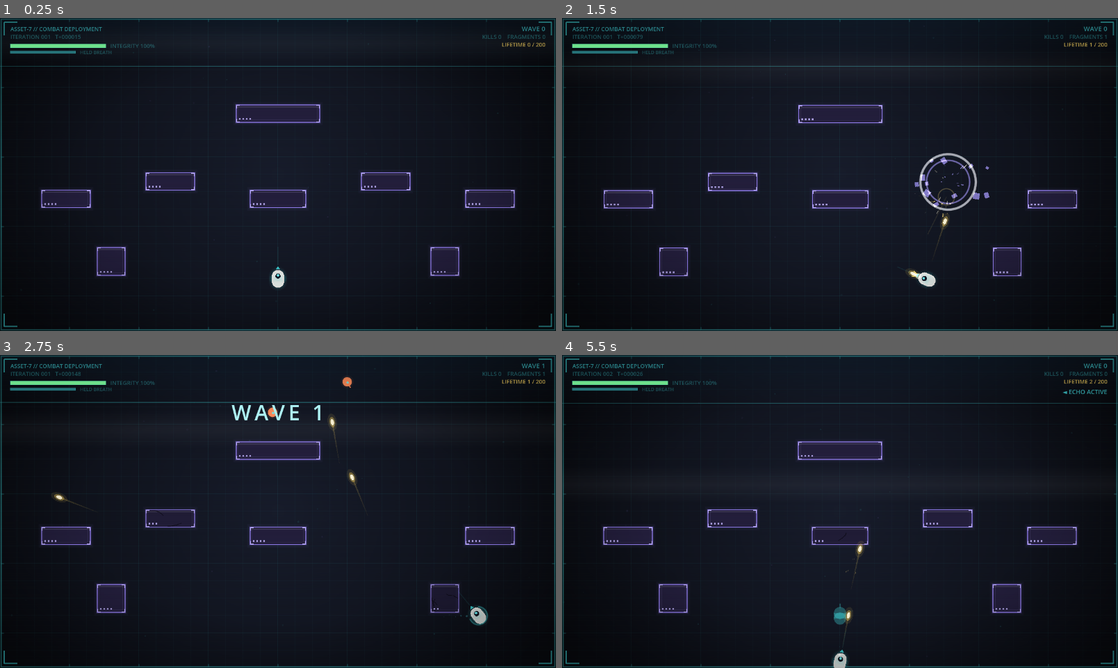
Above: before the commit, frames 1-4 (two rows, left to right).
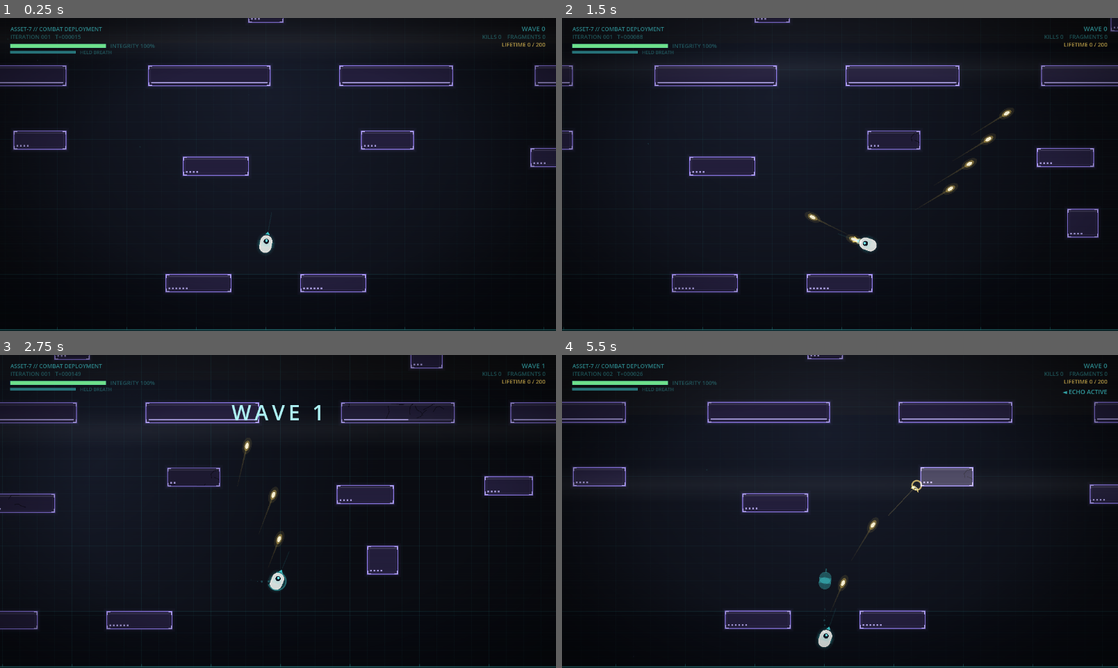
Above: after the commit, the same moments.

Repository: minghuig/echoes-of-tomorrow
Game: Godot game, scene res://view/main.tscn
Two runs of this game, one before a commit and one after it. Both use one fixed random seed, a clock stepped at 60 frames per second and the inputs below.
Inputs (mouse positions are in pixels of both pictures, inside the frame that each line leads up to):
- Up to frame 1 (0.25 s): no input
- Up to frame 2 (1.5 s): tap Enter at 0.5 s; move the mouse to (962, 158) at 0.52 s; press the mouse at (962, 158) at 0.53 s; hold D (move_right) 0.53-1.25 s; release the mouse at (962, 158) at 1.25 s; drag from (728, 190) to (812, 237) at 1.27 s
- Up to frame 3 (2.75 s): move the mouse to (333, 442) at 2.02 s; press the mouse at (333, 442) at 2.03 s; hold D (move_right) from 2.03 s (still down); tap Space (dodge) at 2.1 s
- Up to frame 4 (5.5 s): release D (move_right) at 2.75 s; release the mouse at (895, 442) at 2.75 s; drag from (812, 574) to (673, 464) at 2.77 s; move the mouse to (1006, 558) at 3.52 s; hold A (move_left) 3.53-4.25 s; hold Shift (focus) 3.53-4.25 s; click (1006, 558) at 3.8 s; tap R (reset) at 4.15, 5 s; drag from (673, 464) to (756, 433) at 4.27 s; move the mouse to (867, 511) at 5.02 s; press the mouse at (867, 511) at 5.03 s; hold S (move_down) from 5.03 s (still down)

The runs differ from the first frame. In frame 1, 12% of the frame differs, in the area x 0-100%, y 0-100%; in frame 2, 12%; in frame 3, 12%; in frame 4, 12%.

Commit message:
B4: the wider beach — follow camera, zone bands, seawall, rubble
Arena grows to 2560x1080 (tuning data). New Camera2D follows the player
with aim lookahead, smoothed and clamped to the arena; overlay + touch
chrome now lay out against the viewport instead of the arena, and touch
aim converts through the canvas transform. Per-seed tide: surf_line is
the run's first RNG draw; ground movers slow in the surf (and in
craters/rubble — worst factor wins). Seawall: per-block hp in
block_layout.json (Block.max_hp serialized), thin HP bar on tough
segments. Destroyed blocks leave Rubble slow-patches. Background paints
wet-sand/sand/trench bands; barrage zones rescaled to the new beach.

Co-Authored-By: Claude Fable 5 <noreply@anthropic.com>

Diff:
--- a/content/block_layout.json
+++ b/content/block_layout.json
@@ -1,13 +1,28 @@
 {
-	"player_spawn": { "x": 640.0, "y": 600.0 },
+	"player_spawn": { "x": 1280.0, "y": 880.0 },
 	"blocks": [
-		{ "x": 96.0, "y": 396.0, "w": 112.0, "h": 40.0 },
-		{ "x": 336.0, "y": 356.0, "w": 112.0, "h": 40.0 },
-		{ "x": 576.0, "y": 396.0, "w": 128.0, "h": 40.0 },
-		{ "x": 832.0, "y": 356.0, "w": 112.0, "h": 40.0 },
-		{ "x": 1072.0, "y": 396.0, "w": 112.0, "h": 40.0 },
-		{ "x": 224.0, "y": 528.0, "w": 64.0, "h": 64.0 },
-		{ "x": 992.0, "y": 528.0, "w": 64.0, "h": 64.0 },
-		{ "x": 544.0, "y": 200.0, "w": 192.0, "h": 40.0 }
+		{ "x": 180.0, "y": 470.0, "w": 220.0, "h": 46.0, "hp": 10 },
+		{ "x": 560.0, "y": 470.0, "w": 260.0, "h": 46.0, "hp": 10 },
+		{ "x": 1010.0, "y": 470.0, "w": 280.0, "h": 46.0, "hp": 10 },
+		{ "x": 1450.0, "y": 470.0, "w": 260.0, "h": 46.0, "hp": 10 },
+		{ "x": 1900.0, "y": 470.0, "w": 260.0, "h": 46.0, "hp": 10 },
+		{ "x": 2290.0, "y": 470.0, "w": 130.0, "h": 46.0, "hp": 10 },
+
+		{ "x": 420.0, "y": 350.0, "w": 72.0, "h": 40.0, "hp": 3 },
+		{ "x": 1240.0, "y": 330.0, "w": 80.0, "h": 40.0, "hp": 3 },
+		{ "x": 2060.0, "y": 350.0, "w": 72.0, "h": 40.0, "hp": 3 },
+
+		{ "x": 300.0, "y": 660.0, "w": 130.0, "h": 42.0 },
+		{ "x": 700.0, "y": 620.0, "w": 120.0, "h": 42.0 },
+		{ "x": 1090.0, "y": 680.0, "w": 150.0, "h": 42.0 },
+		{ "x": 1500.0, "y": 620.0, "w": 120.0, "h": 42.0 },
+		{ "x": 1890.0, "y": 660.0, "w": 130.0, "h": 42.0 },
+		{ "x": 2230.0, "y": 640.0, "w": 110.0, "h": 42.0 },
+
+		{ "x": 520.0, "y": 800.0, "w": 70.0, "h": 64.0 },
+		{ "x": 1960.0, "y": 800.0, "w": 70.0, "h": 64.0 },
+
+		{ "x": 1050.0, "y": 950.0, "w": 150.0, "h": 40.0, "hp": 6 },
+		{ "x": 1360.0, "y": 950.0, "w": 150.0, "h": 40.0, "hp": 6 }
 	]
 }
--- a/content/tuning.json
+++ b/content/tuning.json
@@ -20,8 +20,16 @@
 		"hp": 4
 	},
 	"arena": {
-		"width": 1280.0,
-		"height": 720.0
+		"width": 2560.0,
+		"height": 1080.0
+	},
+	"surf": {
+		"depth_min": 150.0,
+		"depth_max": 320.0,
+		"slow": 0.65
+	},
+	"rubble": {
+		"slow": 0.75
 	},
 	"meta": {
 		"win_fragment_target": 200
--- a/content/waves.json
+++ b/content/waves.json
@@ -21,7 +21,7 @@
 		"crater_radius": 50.0,
 		"crater_slow": 0.6,
 		"max_craters": 48,
-		"zone": { "x": 140.0, "y": 200.0, "w": 1000.0, "h": 280.0 }
+		"zone": { "x": 200.0, "y": 400.0, "w": 2160.0, "h": 420.0 }
 	},
 	"events": [
 		{ "tick": 1250, "kind": "barrage", "count": 4 },
@@ -29,7 +29,7 @@
 		{ "tick": 2300, "kind": "barrage", "count": 5 },
 		{ "tick": 2380, "kind": "flank", "edge": "right", "comp": { "infantry": 2 } },
 		{ "tick": 2950, "kind": "barrage", "count": 5,
-			"zone": { "x": 300.0, "y": 330.0, "w": 680.0, "h": 240.0 } },
+			"zone": { "x": 700.0, "y": 560.0, "w": 1160.0, "h": 320.0 } },
 		{ "tick": 3300, "kind": "flank", "edge": "left",
 			"comp": { "drone": 4, "infantry": 1 } }
 	],
--- a/sim/sim_core.gd
+++ b/sim/sim_core.gd
@@ -62,6 +62,11 @@
 var _crater_slow: float
 var _max_craters: int
 
+# Zone-band terrain: the surf slows ground movers above surf_line; rubble
+# patches (dead blocks) slow them anywhere.
+var _surf_slow: float
+var _rubble_slow: float
+
 # From the loadout: extra fragments stripped per kill (Exfiltration branch).
 var _kill_fragment_add: int = 0
 
@@ -119,6 +124,14 @@
 	state.arena_size = Vector2(arena["width"], arena["height"])
 	state.player_hp = player_max_hp
 
+	# Per-seed tide: the first RNG draw of the run, before any scheduling,
+	# so every consumer downstream sees the same stream offsets.
+	var surf: Dictionary = tuning.get("surf", {})
+	_surf_slow = float(surf.get("slow", 1.0))
+	state.surf_line = rng.randf_range(
+		float(surf.get("depth_min", 0.0)), float(surf.get("depth_max", 0.0)))
+	_rubble_slow = float(tuning.get("rubble", {}).get("slow", 1.0))
+
 	var layout: Dictionary = _load_json(LAYOUT_PATH)
 	var spawn: Dictionary = layout["player_spawn"]
 	state.player_pos = Vector2(spawn["x"], spawn["y"])
@@ -126,7 +139,8 @@
 		var b := State.Block.new()
 		b.pos = Vector2(entry["x"], entry["y"])
 		b.size = Vector2(entry["w"], entry["h"])
-		b.hp = block_max_hp
+		b.max_hp = int(entry.get("hp", block_max_hp))
+		b.hp = b.max_hp
 		state.blocks.append(b)
 
 
@@ -165,7 +179,7 @@
 		state.iframe_ticks = _dodge_iframe_ticks
 
 	state.player_vel = move * _player_speed + state.dodge_vel
-	state.player_pos += state.player_vel * DT * _crater_factor(state.player_pos)
+	state.player_pos += state.player_vel * DT * _terrain_factor(state.player_pos)
 	state.dodge_vel *= _dodge_decay
 	if state.dodge_vel.length_squared() < 1.0:
 		state.dodge_vel = Vector2.ZERO
@@ -341,12 +355,21 @@
 		_settle_blocks()
 
 
-## Movement multiplier for ground movers standing in rough ground.
-func _crater_factor(pos: Vector2) -> float:
+## Movement multiplier for ground movers: surf above the tide line, crater
+## bowls, and rubble patches all slow — the worst one wins.
+func _terrain_factor(pos: Vector2) -> float:
+	var factor := 1.0
+	if pos.y < state.surf_line:
+		factor = minf(factor, _surf_slow)
 	for c: State.Crater in state.craters:
 		if pos.distance_squared_to(c.pos) <= c.radius * c.radius:
-			return _crater_slow
-	return 1.0
+			factor = minf(factor, _crater_slow)
+			break
+	for r: State.Rubble in state.rubble:
+		if Rect2(r.pos, r.size).has_point(pos):
+			factor = minf(factor, _rubble_slow)
+			break
+	return factor
 
 
 func _step_spawns() -> void:
@@ -381,7 +404,7 @@
 				_step_roam(e, dir, dist)
 		var factor := 1.0
 		if bool(enemy_types[e.type].get("ground", true)):
-			factor = _crater_factor(e.pos)
+			factor = _terrain_factor(e.pos)
 		e.pos += e.vel * DT * factor
 
 		_separate(e, radius)
@@ -566,7 +589,8 @@
 
 
 ## Sweep destroyed blocks and bank their fragments. Called after anything
-## that can damage blocks (projectiles, enemy fire, slams).
+## that can damage blocks (projectiles, enemy fire, slams, artillery). A dead
+## block degrades into rubble — a slow-patch, not empty ground.
 func _settle_blocks() -> void:
 	var standing: Array[State.Block] = []
 	for b: State.Block in state.blocks:
@@ -574,6 +598,10 @@
 			standing.append(b)
 		else:
 			state.fragments += 1
+			var r := State.Rubble.new()
+			r.pos = b.pos
+			r.size = b.size
+			state.rubble.append(r)
 	state.blocks = standing
 
 
--- a/sim/sim_state.gd
+++ b/sim/sim_state.gd
@@ -13,6 +13,14 @@
 	var pos: Vector2 = Vector2.ZERO  # top-left corner
 	var size: Vector2 = Vector2.ZERO
 	var hp: int = 0
+	## Authored per-block (seawall segments are tougher than scatter cover).
+	var max_hp: int = 0
+
+## What a destroyed block leaves behind: a slow-patch of debris. No cover
+## value — degraded terrain, not deleted terrain.
+class Rubble extends RefCounted:
+	var pos: Vector2 = Vector2.ZERO  # top-left corner
+	var size: Vector2 = Vector2.ZERO
 
 class Enemy extends RefCounted:
 	var pos: Vector2 = Vector2.ZERO
@@ -82,8 +90,11 @@
 var pending_spawns: Array[PendingSpawn] = []
 var pending_impacts: Array[Impact] = []
 var craters: Array[Crater] = []
+var rubble: Array[Rubble] = []
 
 var arena_size: Vector2 = Vector2.ZERO
+## Per-seed tide: everything above this y is surf and slows ground movers.
+var surf_line: float = 0.0
 
 
 func serialize() -> PackedByteArray:
@@ -110,6 +121,7 @@
 		_put_vec2(buf, b.pos)
 		_put_vec2(buf, b.size)
 		buf.put_32(b.hp)
+		buf.put_32(b.max_hp)
 	buf.put_u32(enemies.size())
 	for e: Enemy in enemies:
 		_put_vec2(buf, e.pos)
@@ -141,7 +153,12 @@
 	for c: Crater in craters:
 		_put_vec2(buf, c.pos)
 		buf.put_float(c.radius)
+	buf.put_u32(rubble.size())
+	for r: Rubble in rubble:
+		_put_vec2(buf, r.pos)
+		_put_vec2(buf, r.size)
 	_put_vec2(buf, arena_size)
+	buf.put_float(surf_line)
 	return buf.data_array
 
 
--- a/tests/visual_probe.gd
+++ b/tests/visual_probe.gd
@@ -131,16 +131,19 @@
 	else:
 		Input.action_release("focus")
 
-	# Aim at the nearest enemy via mouse warp (window == viewport, so world
-	# coordinates are window coordinates).
-	var best := Vector2(640.0, 120.0)
+	# Aim at the nearest enemy via mouse warp. World -> screen through the
+	# canvas transform (the camera scrolls now), clamped into the window.
+	var best: Vector2 = state.player_pos + Vector2(0.0, -200.0)
 	var best_d := INF
 	for e: Variant in state.enemies:
 		var d: float = e.pos.distance_squared_to(state.player_pos)
 		if d < best_d:
 			best_d = d
 			best = e.pos
-	Input.warp_mouse(best)
+	var screen: Vector2 = _main.get_viewport().get_canvas_transform() * best
+	screen.x = clampf(screen.x, 8.0, 1272.0)
+	screen.y = clampf(screen.y, 8.0, 712.0)
+	Input.warp_mouse(screen)
 
 
 func _release_all() -> void:
--- a/view/background.gd
+++ b/view/background.gd
@@ -12,6 +12,9 @@
 const COLOR_MOTE_B := Color("8f7bea")
 const COLOR_SEA := Color("16283c")
 const COLOR_SURF := Color("3fd0d4")
+const COLOR_WET_SAND := Color("1c2a33")
+const COLOR_SAND := Color("463a28")
+const COLOR_TRENCH := Color("070a12")
 
 const GRID_MINOR: float = 40.0
 const MAJOR_EVERY: int = 4
@@ -109,6 +112,17 @@
 
 func _draw_sea() -> void:
 	draw_texture_rect(_sea_tex, Rect2(0.0, 0.0, arena_size.x, sea_depth), false)
+	# Zone bands south of the water: wet sand at the tide line, a warm dry
+	# sand wash below it, and the trench shadow along the bottom edge.
+	draw_rect(
+		Rect2(0.0, sea_depth, arena_size.x, 46.0), Color(COLOR_WET_SAND, 0.30))
+	draw_rect(
+		Rect2(0.0, sea_depth + 46.0, arena_size.x, 150.0), Color(COLOR_SAND, 0.10))
+	draw_rect(
+		Rect2(0.0, arena_size.y - 130.0, arena_size.x, 130.0), Color(COLOR_TRENCH, 0.45))
+	draw_line(
+		Vector2(0.0, arena_size.y - 130.0), Vector2(arena_size.x, arena_size.y - 130.0),
+		Color(COLOR_GRID, 0.10), 1.5)
 	# Surf line ripples gently so the water reads as alive.
 	var wobble := 1.5 * sin(_time * 1.4)
 	draw_line(
--- a/view/main.gd
+++ b/view/main.gd
@@ -46,9 +46,6 @@
 ## Ignore the skip input for the first second so the R that ended the run
 ## can't also dismiss the credits.
 const CREDITS_MIN_TICKS: int = 60
-
-## The sea band enemies wade out of, in pixels from the top edge.
-const SEA_DEPTH: float = 110.0
 
 ## Tap targets for the Between on touch devices (replace the key hints).
 const BETWEEN_BTN_TOGGLE := Rect2(320.0, 636.0, 280.0, 56.0)
@@ -191,7 +188,11 @@
 @onready var _background: BackgroundScript = $Background
 @onready var _world: WorldScript = $World
 @onready var _fx: FxScript = $Effects
+@onready var _camera: Camera2D = $Camera
 @onready var _overlay: OverlayScript = $OverlayLayer/Overlay
+
+## How far the camera leads toward the aim direction.
+const CAMERA_LOOKAHEAD: float = 90.0
 
 
 func _ready() -> void:
@@ -228,9 +229,10 @@
 	_overlay.win_fragment_target = _win_fragment_target
 
 	_start_run()
-	_touch.setup(_core.state.arena_size)
+	# Touch chrome is screen-space (the viewport), not world-space — the
+	# arena is bigger than the screen now that the camera scrolls.
+	_touch.setup(get_viewport().get_visible_rect().size)
 	_background.arena_size = _core.state.arena_size
-	_background.sea_depth = SEA_DEPTH
 	_present()
 
 
@@ -380,6 +382,19 @@
 	_world.position = _shake_offset
 	_fx.position = _shake_offset
 	_world.recoil = _recoil
+	_update_camera()
+
+
+## Follow the player with a little lead toward the aim, clamped so the view
+## never leaves the arena. Smoothing is on the Camera2D node itself.
+func _update_camera() -> void:
+	var half := get_viewport().get_visible_rect().size * 0.5
+	var arena: Vector2 = _core.state.arena_size
+	var target: Vector2 = _core.state.player_pos \
+		+ _core.state.player_aim * CAMERA_LOOKAHEAD
+	_camera.position = Vector2(
+		clampf(target.x, half.x, arena.x - half.x),
+		clampf(target.y, half.y, arena.y - half.y))
 
 	_overlay.mode = _mode
 	_overlay.between_selection = _between_selection
@@ -551,7 +566,8 @@
 				_intel_selection = row
 		else:
 			var panel_w := 288.0
-			var gap := (_core.state.arena_size.x - panel_w * _tree.size()) / (_tree.size() + 1)
+			var screen_w := get_viewport().get_visible_rect().size.x
+			var gap := (screen_w - panel_w * _tree.size()) / (_tree.size() + 1)
 			for i in _tree.size():
 				if Rect2(gap + i * (panel_w + gap), 190.0, panel_w, 420.0).has_point(tap):
 					if i == _between_selection:
@@ -672,6 +688,11 @@
 	_core.setup(_run_seed, _run_loadout)
 	_world.core = _core
 	_overlay.core = _core
+	# The tide is per-seed sim state; the backdrop paints to it.
+	_background.sea_depth = _core.state.surf_line
+	if _camera != null:
+		_update_camera()
+		_camera.reset_smoothing()
 	_spawn_ghost()
 
 
@@ -969,7 +990,10 @@
 		if _touch.stick_active():
 			cmd.move = _touch.stick_vector
 		if _touch.aim_active():
-			cmd.aim = _touch.aim_point - _core.state.player_pos
+			# Touch positions are screen-space; the camera means screen is
+			# no longer world, so run the aim point through the canvas
+			# transform before comparing to the player's world position.
+			cmd.aim = _screen_to_world(_touch.aim_point) - _core.state.player_pos
 			cmd.fire = true
 		else:
 			var stick := Vector2(
@@ -984,6 +1008,10 @@
 	return cmd
 
 
+func _screen_to_world(point: Vector2) -> Vector2:
+	return get_viewport().get_canvas_transform().affine_inverse() * point
+
+
 func _read_aim() -> Vector2:
 	var stick := Vector2(
 		Input.get_joy_axis(0, JOY_AXIS_RIGHT_X),
--- a/view/main.tscn
+++ b/view/main.tscn
@@ -24,6 +24,10 @@
 material = SubResource("fx_add")
 script = ExtResource("4")
 
+[node name="Camera" type="Camera2D" parent="."]
+position_smoothing_enabled = true
+position_smoothing_speed = 8.0
+
 [node name="OverlayLayer" type="CanvasLayer" parent="."]
 
 [node name="Overlay" type="Node2D" parent="OverlayLayer"]
--- a/view/overlay.gd
+++ b/view/overlay.gd
@@ -141,7 +141,10 @@
 func _draw() -> void:
 	if core == null:
 		return
-	var screen: Vector2 = core.state.arena_size
+	# The overlay is screen-space chrome on its own CanvasLayer; the arena is
+	# larger than the screen now that the camera scrolls, so everything here
+	# lays out against the viewport, never the arena.
+	var screen: Vector2 = get_viewport_rect().size
 
 	if mode == MODE_CREDITS:
 		_draw_credits(screen)
@@ -267,7 +270,7 @@
 			touch.stick_anchor + touch.stick_vector * TouchInputScript.STICK_RADIUS,
 			TouchInputScript.KNOB_RADIUS, Color(1, 1, 1, 0.28))
 	else:
-		var rest := Vector2(150.0, state.arena_size.y - 150.0)
+		var rest := Vector2(150.0, get_viewport_rect().size.y - 150.0)
 		draw_arc(rest, TouchInputScript.STICK_RADIUS, 0.0, TAU, 32, Color(1, 1, 1, 0.1), 2.0)
 
 	if touch.aim_active():
@@ -297,7 +300,7 @@
 
 
 func _draw_death_panel(state: SimStateScript) -> void:
-	var screen := state.arena_size
+	var screen := get_viewport_rect().size
 	var flicker := 0.9 + 0.1 * sin(_time * 33.0) * sin(_time * 11.0)
 	draw_rect(Rect2(Vector2.ZERO, screen), Color(0.0, 0.0, 0.0, 0.55), true)
 
@@ -567,7 +570,7 @@
 ) -> void:
 	var width := font.get_string_size(text, HORIZONTAL_ALIGNMENT_CENTER, -1, font_size).x
 	draw_string(
-		font, Vector2((core.state.arena_size.x - width) * 0.5, y), text,
+		font, Vector2((get_viewport_rect().size.x - width) * 0.5, y), text,
 		HORIZONTAL_ALIGNMENT_CENTER, -1, font_size, color)
 
 
--- a/view/world_renderer.gd
+++ b/view/world_renderer.gd
@@ -56,6 +56,9 @@
 	for c: SimStateScript.Crater in state.craters:
 		_draw_crater(c)
 
+	for r: SimStateScript.Rubble in state.rubble:
+		_draw_rubble(r)
+
 	for b: SimStateScript.Block in state.blocks:
 		_draw_block(b)
 
@@ -104,9 +107,26 @@
 	draw_circle(imp.pos, 3.0 + 2.0 * t, Color(color, 0.7 * flash))
 
 
+## A dead block's remains: dim scattered slabs in a faint patch. Reads as
+## debris, promises the slow, offers no cover.
+func _draw_rubble(r: SimStateScript.Rubble) -> void:
+	var rect := Rect2(r.pos, r.size)
+	draw_rect(rect.grow(4.0), Color(COLOR_BLOCK_FILL, 0.30))
+	var rng := RandomNumberGenerator.new()
+	rng.seed = hash(r.pos)
+	for i in 9:
+		var p := Vector2(
+			rect.position.x + rng.randf() * rect.size.x,
+			rect.position.y + rng.randf() * rect.size.y)
+		var half := Vector2(rng.randf_range(3.0, 8.0), rng.randf_range(2.0, 5.0))
+		draw_set_transform(p, rng.randf_range(-0.6, 0.6), Vector2.ONE)
+		draw_rect(Rect2(-half, half * 2.0), Color(COLOR_BLOCK_EDGE, 0.22))
+		draw_set_transform(Vector2.ZERO, 0.0, Vector2.ONE)
+
+
 func _draw_block(b: SimStateScript.Block) -> void:
 	var rect := Rect2(b.pos, b.size)
-	var max_hp := core.block_max_hp
+	var max_hp := maxi(b.max_hp, 1)
 	var health := float(b.hp) / float(max_hp)
 	var damage := max_hp - b.hp
 
@@ -133,14 +153,25 @@
 	draw_rect(rect, Color(COLOR_BLOCK_EDGE, edge_alpha), false, 2.0)
 	_draw_block_corners(rect.grow(-1.0), Color(COLOR_BLOCK_BRIGHT, edge_alpha))
 
-	for i in b.hp:
+	# HP readout: pips for light cover, a thin fill bar for tough segments
+	# (a seawall at 10 pips would read as noise).
+	if max_hp <= 6:
+		for i in b.hp:
+			draw_rect(
+				Rect2(
+					rect.position + Vector2(6.0 + i * 8.0, rect.size.y - 10.0),
+					Vector2(4.0, 4.0),
+				),
+				Color(COLOR_BLOCK_BRIGHT, 0.85),
+			)
+	else:
+		var bar := Rect2(
+			rect.position + Vector2(6.0, rect.size.y - 9.0),
+			Vector2(rect.size.x - 12.0, 3.0))
+		draw_rect(bar, Color(COLOR_BLOCK_BRIGHT, 0.2))
 		draw_rect(
-			Rect2(
-				rect.position + Vector2(6.0 + i * 8.0, rect.size.y - 10.0),
-				Vector2(4.0, 4.0),
-			),
-			Color(COLOR_BLOCK_BRIGHT, 0.85),
-		)
+			Rect2(bar.position, Vector2(bar.size.x * health, bar.size.y)),
+			Color(COLOR_BLOCK_BRIGHT, 0.75))
 
 
 func _draw_cracks(rect: Rect2, damage: int, seed_value: int) -> void:
Not shown, changed: DECISIONS.md
